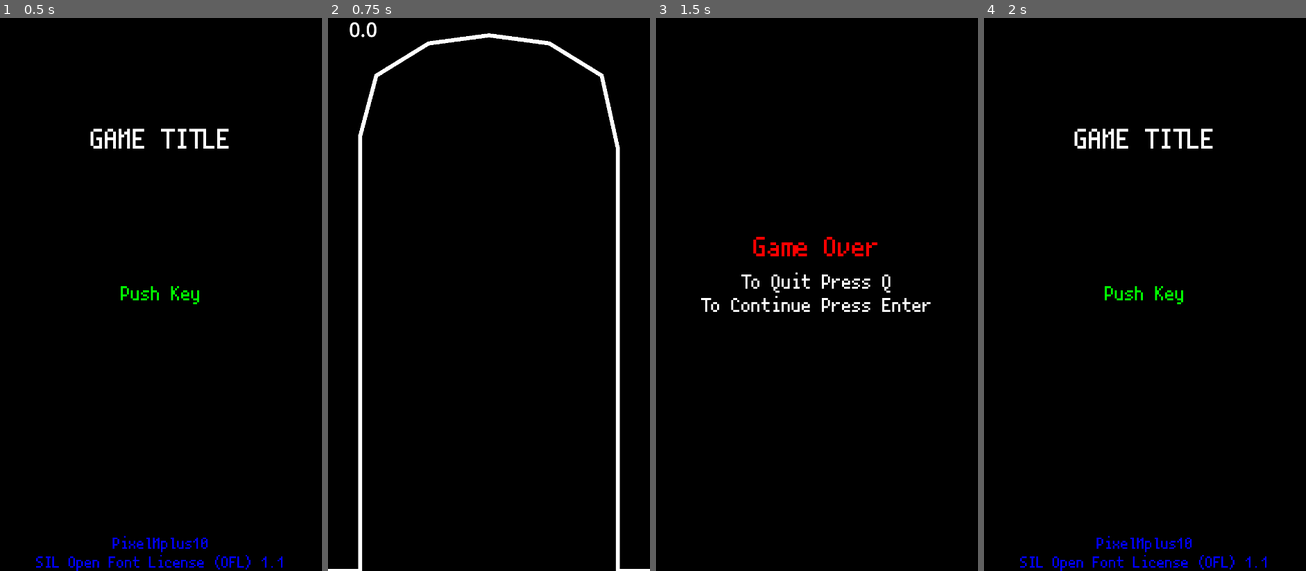
Above: before the commit, frames 1-4 (left to right).
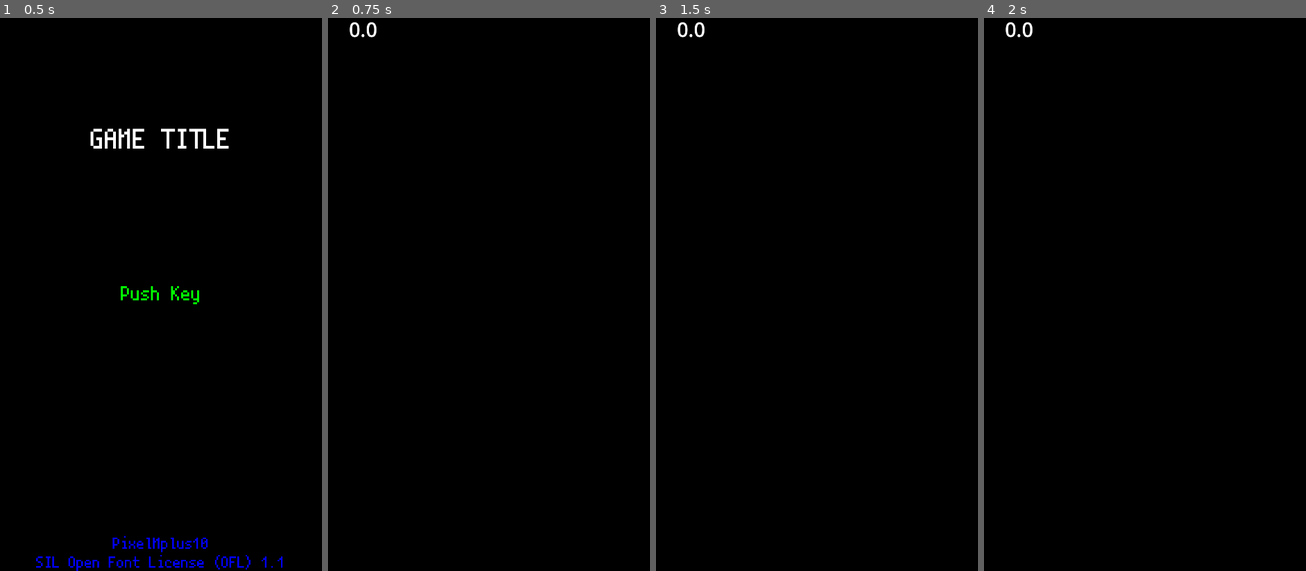
Above: after the commit, the same moments.

Repository: WOCae/L010
Game: Godot game, scene res://Scene/start_game.tscn
Two runs of this game, one before a commit and one after it. Both use one fixed random seed, a clock stepped at 60 frames per second and the inputs below.
Inputs:
- Up to frame 1 (0.5 s): no input
- Up to frame 2 (0.75 s): tap Enter (ui_accept) at 0.5 s; hold Right (move_right) from 0.53 s (still down)
- Up to frame 3 (1.5 s): tap Enter (ui_accept) at 0.77, 1.25 s; release Right (move_right) at 1.28 s; hold Down (move_down) from 1.28 s (still down)
- Up to frame 4 (2 s): keep holding Down (move_down); tap Enter (ui_accept) at 1.52 s

Frame 1 is identical in both runs. In frame 2, 3.4% of the frame differs, in the area x 0-100%, y 2-100%; in frame 3, 1.5%; in frame 4, 1.7%.

Commit message:
Update main.tscn

Diff:
--- a/Scene/main.tscn
+++ b/Scene/main.tscn
@@ -6,7 +6,7 @@
 [ext_resource type="PackedScene" uid="uid://cug2lxk4ifq06" path="res://Scene/hud.tscn" id="4_yrqoy"]
 [ext_resource type="PackedScene" uid="uid://3s04rk44otqv" path="res://Scene/map.tscn" id="5_687r5"]
 [ext_resource type="PackedScene" uid="uid://2mcy5staqi2q" path="res://Scene/player_3.tscn" id="5_wqx4c"]
-[ext_resource type="PackedScene" uid="uid://86lqdf1pnqyf" path="res://Scene/map3.tscn" id="7_3rbt6"]
+[ext_resource type="PackedScene" uid="uid://dj6uvk35o5ujq" path="res://stage1/stage1.tscn" id="7_3vhgl"]
 
 [node name="main" type="Node2D"]
 script = ExtResource("1_nn1yd")
@@ -42,6 +42,6 @@
 [node name="MAP2" parent="." instance=ExtResource("4_vkv8u")]
 position = Vector2(315, 62)
 
-[node name="map3" parent="." instance=ExtResource("7_3rbt6")]
+[node name="stage1" parent="." instance=ExtResource("7_3vhgl")]
 
 [connection signal="area_entered" from="MAP" to="." method="_on_map_area_entered"]
